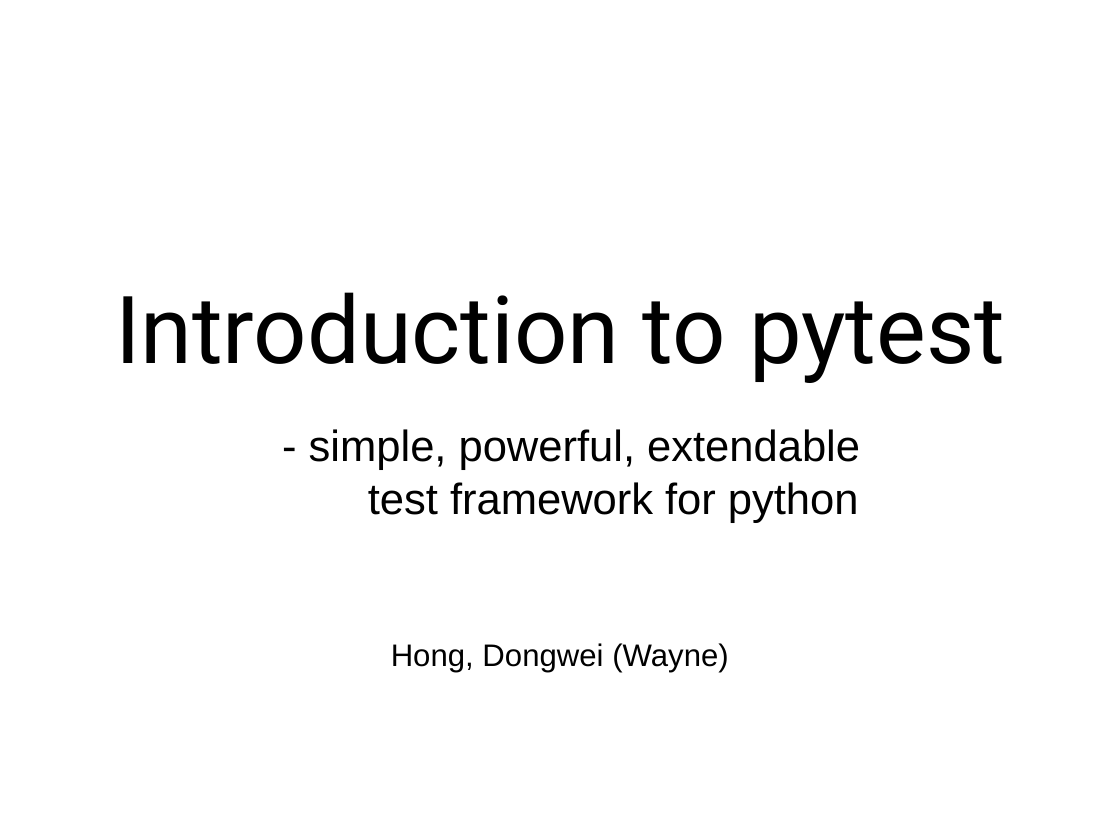
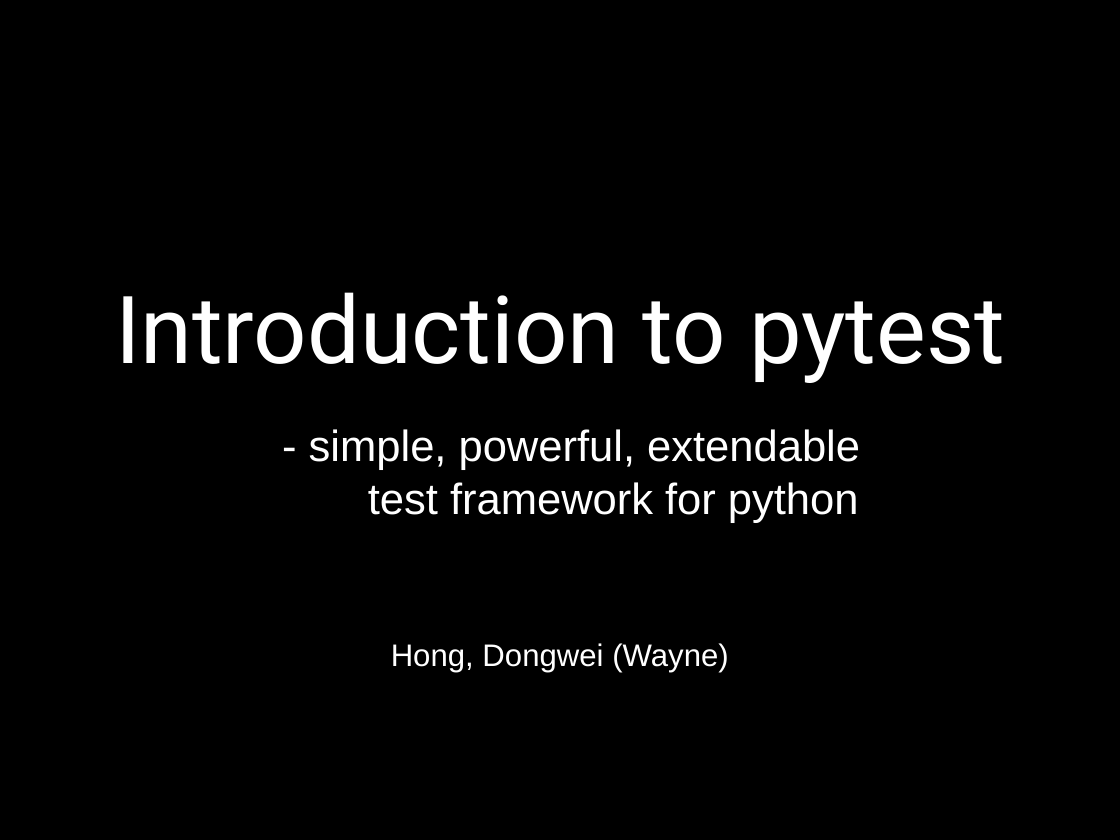
Before and after one commit to hdw868/pytest_demo, a slide deck: slide 1 of docs/Introduction to pytest.pptx. Drawn at 1120x840 pixels with LibreOffice and Linux fonts; fonts in the diff are those of the drawing. Boxes give left, top, right and bottom in pixels: in the first picture for what was removed or moved away, otherwise in the second. Text is boxed around its words. In the diff, an @@ line names an element or a change of style, - is before the commit and + after.

```diff
--- a/docs/Introduction to pytest.pptx
+++ b/docs/Introduction to pytest.pptx
@@ background #FFFFFF to #000000 @@
@@ text colour #000000 to #FFFFFF in 3 elements at box(115, 292, 1005, 383), box(391, 643, 729, 673), box(309, 429, 860, 523) @@
```
Also in this commit, not shown: 11 other slides changed, 3 slides added, 2 slides removed.
